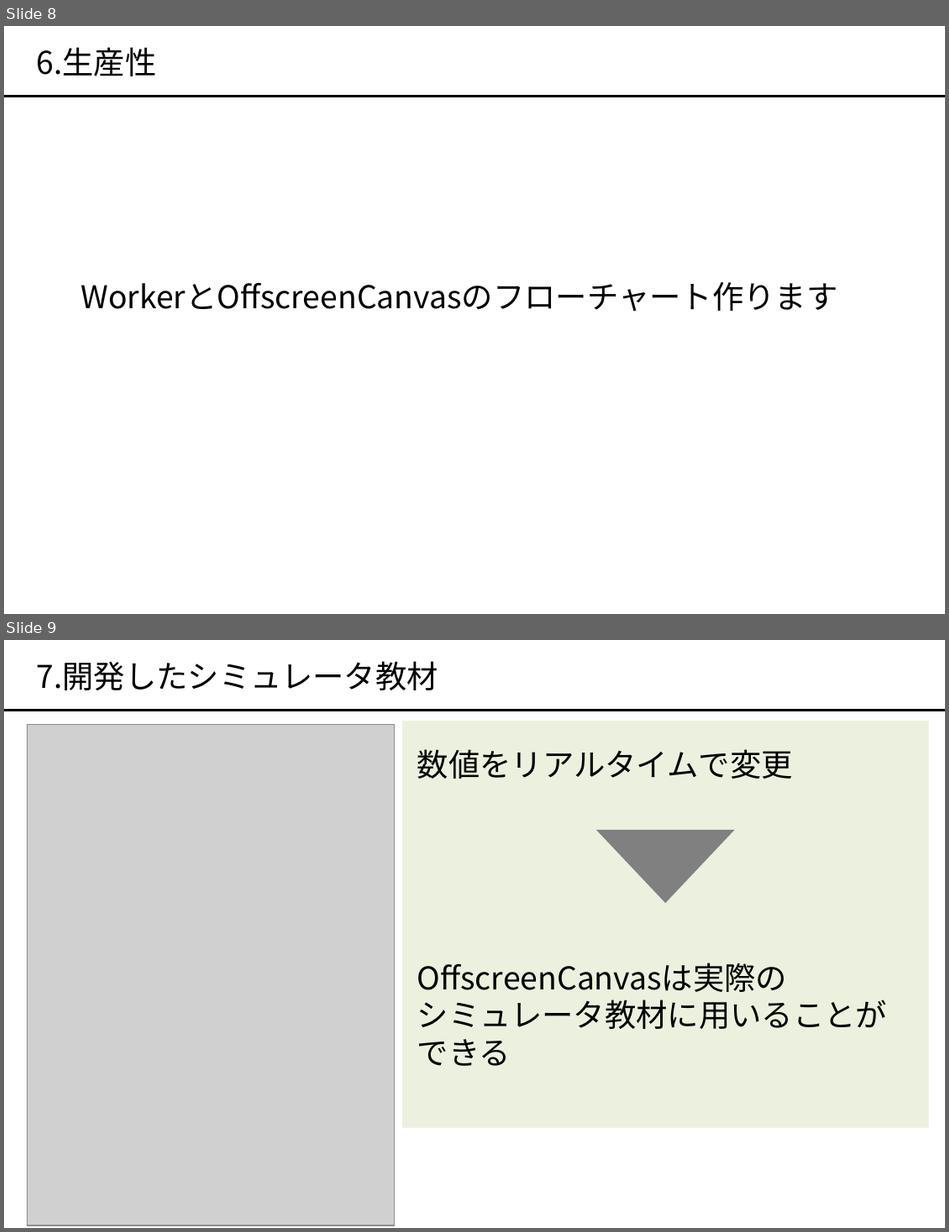
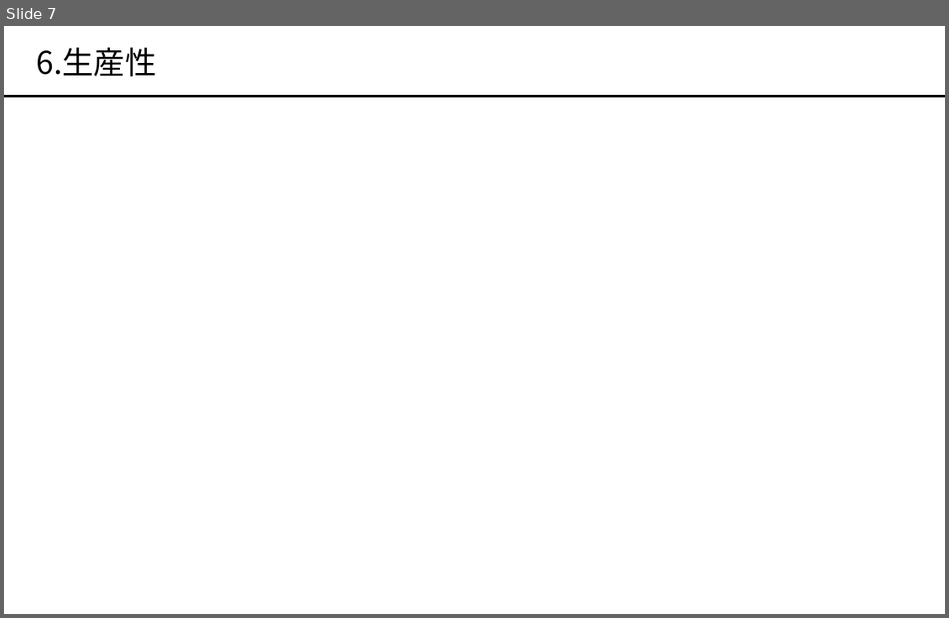
Before and after one commit to okmtaoo/-, a slide deck: presentation/出す.pptx. Shown one above the other, each under a label of ours: slides 8 and 9 before the commit, slide 7 after it. The pictures are 949x1232 and 949x618 pixels, drawn with LibreOffice and Linux fonts; fonts in the diff are those of the drawing; grey boxes stand for pictures. Boxes give left, top, right and bottom in pixels: in the first picture for what was removed or moved away, otherwise in the second. Text is boxed around its words. In the diff, an @@ line names an element or a change of style, - is before the commit and + after.

```diff
--- a/presentation/出す.pptx
+++ b/presentation/出す.pptx
@@ slide 9 removed at (4, 640, 945, 1228), background #FFFFFF @@
@@ text removed at (37, 661, 438, 690) @@
-7.開発したシミュレータ教材
@@ line removed from (4, 711) to (945, 711) @@
@@ picture removed at (28, 725, 395, 1226) @@
@@ rectangle removed at (402, 721, 929, 1128) @@
@@ text removed at (417, 749, 793, 779) @@
-数値をリアルタイムで変更
@@ triangle removed at (595, 830, 734, 904) @@
@@ text removed at (417, 963, 887, 1066) @@
-OffscreenCanvasは実際の
-シミュレータ教材に用いることが
-できる
@@ what was slide 8 is now slide 7 @@
@@ slide 7 changed as well @@
@@ text removed at (80, 282, 837, 312) @@
-WorkerとOffscreenCanvasのフローチャート作ります
```
Also in this commit, not shown: 4 other slides changed, 9 slides added, 3 other slides removed, 47 other files.
